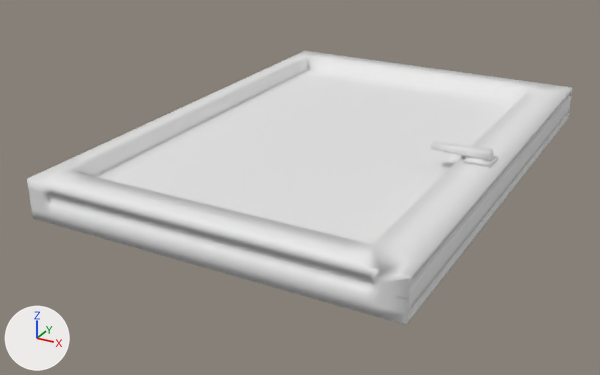
One commit to the FBX model Modelos/Base/Utilería de la base/Instalaciones/ventana.fbx: the scene before it, then after it.
Both versions are drawn from a camera (50 mm lens) standing at (-0.0094, -0.0691, 0.0271) and looking at (-0.0511, 0.0068, -0.0109). Lighting does not change. The marker at lower left points along +X, +Y and +Z.
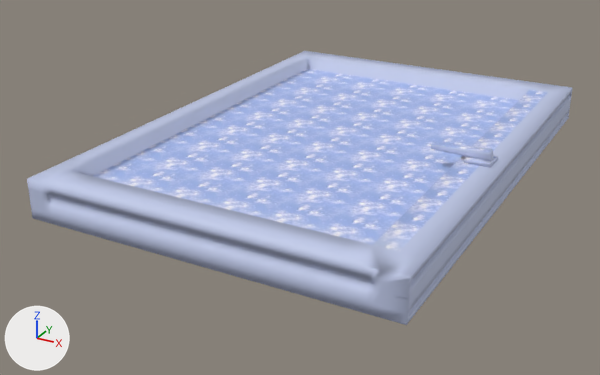
Location of each change, (x1, y1, x2, y2) in pixels of the pictures (600 x 375 px):
```json
{"part": 1, "of": "me_mesh", "change": "recoloured", "before": [27, 51, 572, 325], "after": [27, 51, 572, 325], "on screen": "white to blue"}
{"part": 2, "of": "me_mesh", "change": "recoloured", "before": [93, 69, 519, 245], "after": [93, 69, 519, 245], "on screen": "white to blue"}
```

Edits to the scene script, one JSON object a line:
```json
{"op": "add", "block": "img_wooddoor_png", "code": ["img_wooddoor_png = load_image('wooddoor.png', 'wooddoor.png', 512, 512, 'sRGB')"]}
{"op": "add", "block": "mat_material_001", "code": ["mat_material_001 = principled_material('Material.001')", "mat_material_001.texture = img_wooddoor_png", "mat_material_001.roughness = 0.553"]}
{"block": "me_mesh", "where": "me_mesh.from_pydata(...)  # 3454 vertices, 3956 faces; spans x 0.17..4.1, y -3.21..2.39, z -1.47..-0.92"}
{"block": "me_mesh", "where": "# used by ob_cube_004; location = (-0.02692, 0.01499, 0.00612); rotation_euler = (3.142, 0.0, 0.0), in degrees (180, 0, 0); scale = (-0.01, -0.01, -0.01)"}
{"block": "me_mesh", "change": "me_mesh part 1: 3564 faces spanning x 0.17..4.1, y -3.21..2.39, z -1.47..-0.92 switch from mat_material (white #e7e7e7) to mat_material_001 (picture img_wooddoor_png)"}
{"block": "me_mesh", "change": "me_mesh part 2: 196 faces spanning x 0.62..3.87, y -2.86..2.04, z -1.2 switch from mat_prozor (white #e7e7e7) to mat_material_001 (picture img_wooddoor_png)"}
```
